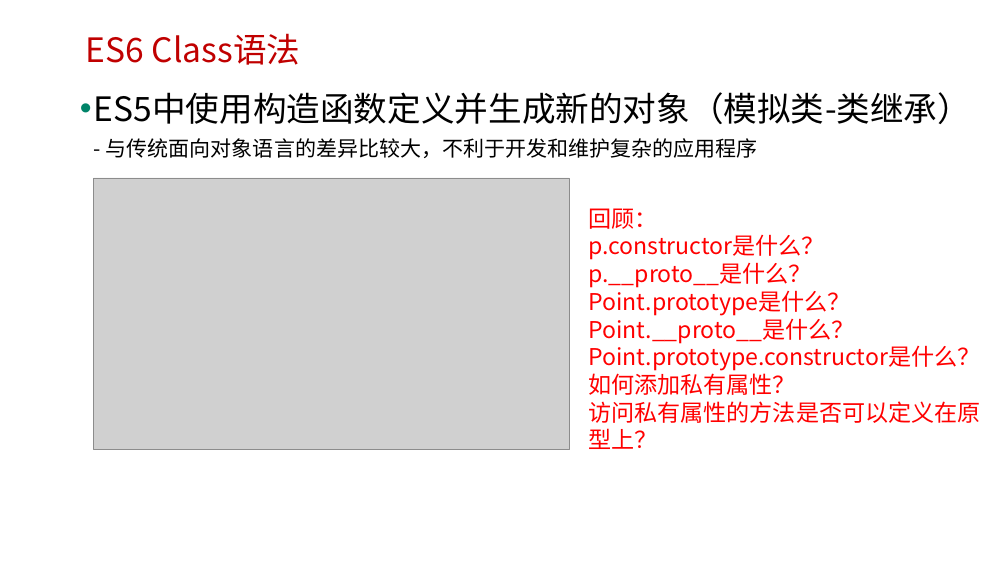
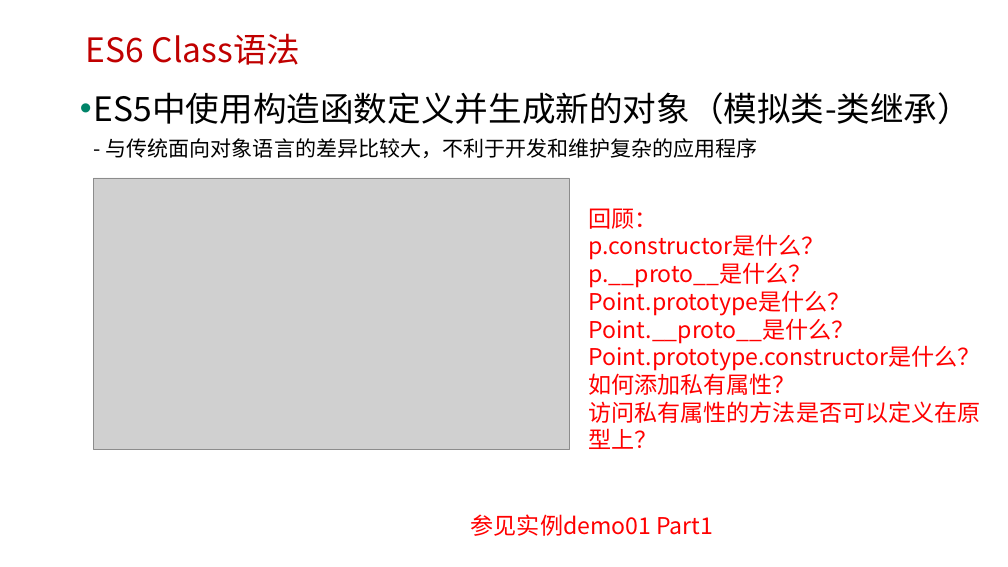
Before and after one commit to edu2act/course-javascript-advanced, a slide deck: slide 3 of 课程PPT/32.ES6中的Class与修饰器.pptx. Drawn at 1008x567 pixels with LibreOffice and Linux fonts; fonts in the diff are those of the drawing; grey boxes stand for pictures; background and template pictures are left out. Boxes give left, top, right and bottom in pixels: in the first picture for what was removed or moved away, otherwise in the second. Text is boxed around its words. In the diff, an @@ line names an element or a change of style, - is before the commit and + after.

```diff
--- a/课程PPT/32.ES6中的Class与修饰器.pptx
+++ b/课程PPT/32.ES6中的Class与修饰器.pptx
@@ text added at (471,514,713,536), 22 pt, text #FF0000 @@
+参见实例demo01 Part1
```
Also in this commit, not shown: 2 other slides changed, 5 other files.
